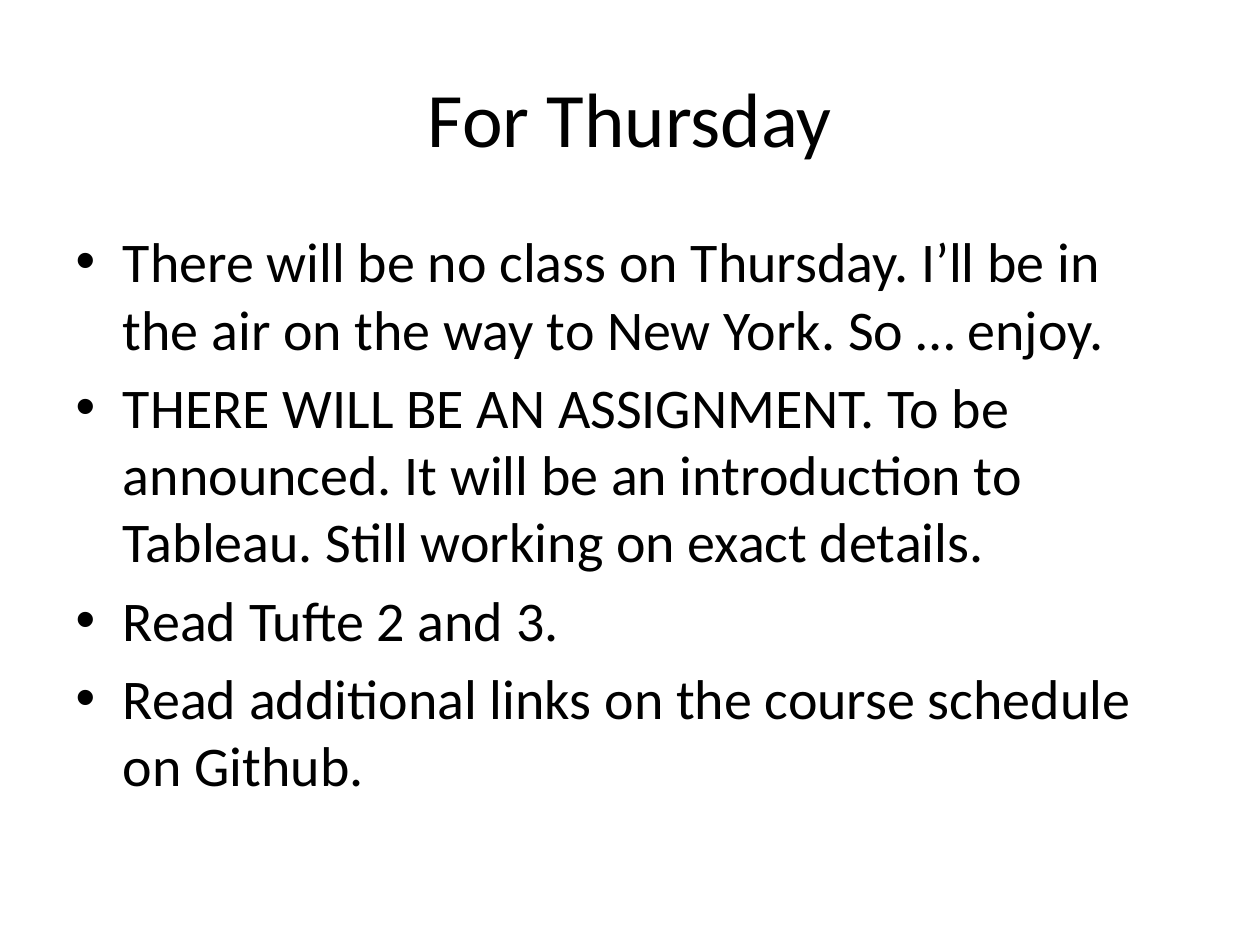
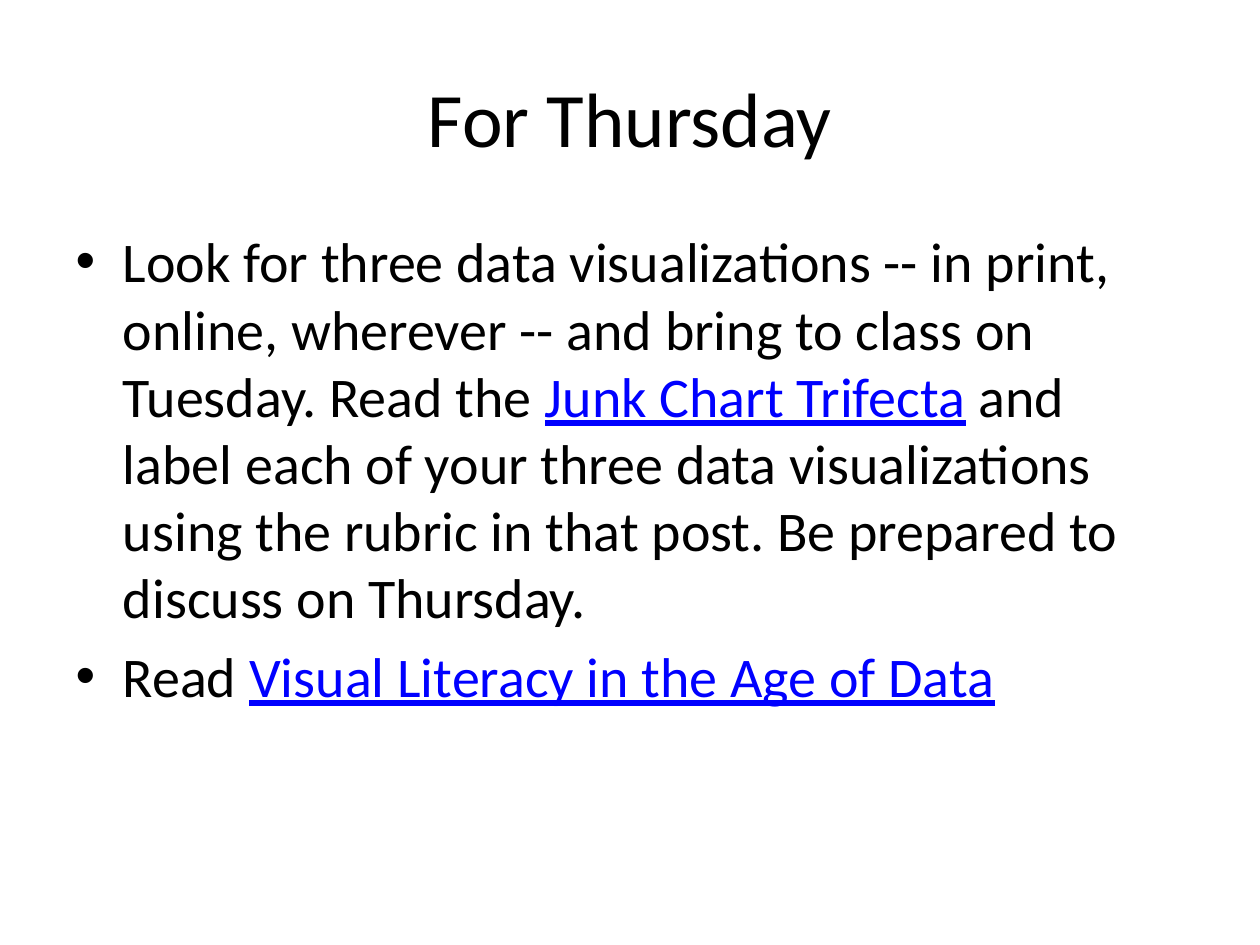
Before and after one commit to mattwaite/JOUR491-Data-Visualization, a slide deck: slide 11 of Lectures/Chartjunk.pptx (slide 10 before the commit). Drawn at 1260x945 pixels with LibreOffice and Linux fonts; fonts in the diff are those of the drawing. Boxes give left, top, right and bottom in pixels: in the first picture for what was removed or moved away, otherwise in the second. Text is boxed around its words. In the diff, an @@ line names an element or a change of style, - is before the commit and + after.

Commit message:
massive cleanup, shifting to using Agate instead of Excel.

```diff
--- a/Lectures/Chartjunk.pptx
+++ b/Lectures/Chartjunk.pptx
@@ text at (123,243,1118,707): text changed @@
-• There will be no class on Thursday. I’ll be in the air on the way to New York. So … enjoy.
-• THERE WILL BE AN ASSIGNMENT. To be announced. It will be an introduction to Tableau. Still working on exact details.
-• Read Tufte 2 and 3.
-• Read additional links on the course schedule on Github.
+• Look for three data visualizations -- in print, online, wherever -- and bring to class on Tuesday. Read the Junk Chart Trifecta and label each of your three data visualizations using the rubric in that post. Be prepared to discuss on Thursday.
+• Read Visual Literacy in the Age of Data
```
Also in this commit, not shown: 1 slide added, 55 other files.
